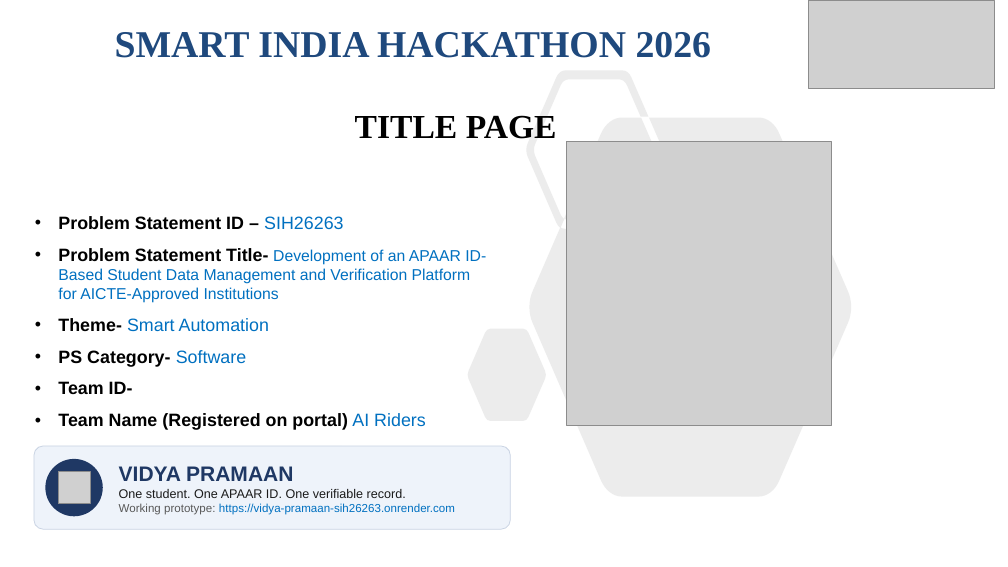
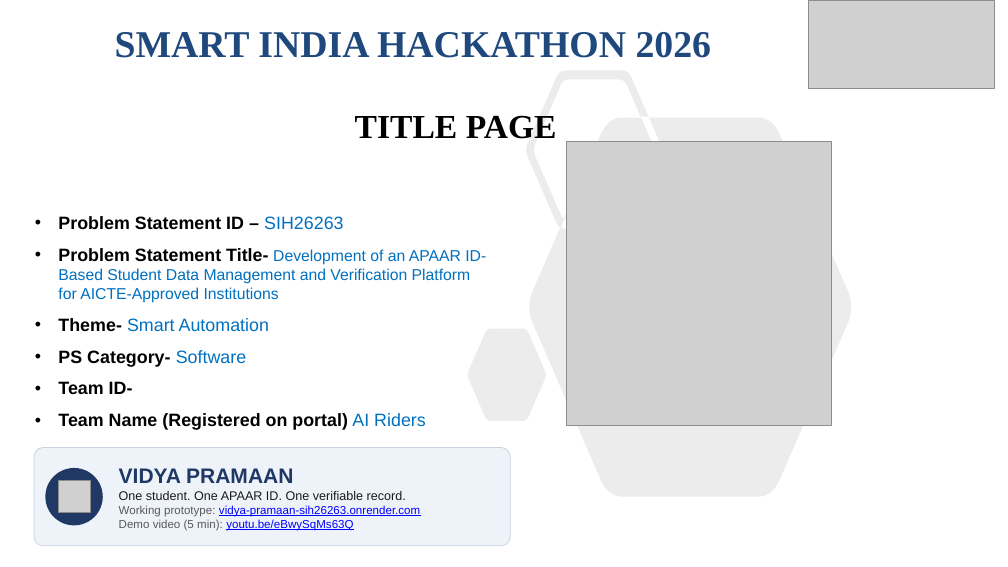
Before and after one commit to Pulkitkh/VidyaPramaan, a slide deck: slide 1 of ppt/SIH26263_AI_Riders_Idea.pptx. Drawn at 1008x567 pixels with LibreOffice and Linux fonts; fonts in the diff are those of the drawing; grey boxes stand for pictures. Boxes give left, top, right and bottom in pixels: in the first picture for what was removed or moved away, otherwise in the second. Text is boxed around its words. In the diff, an @@ line names an element or a change of style, - is before the commit and + after.

Commit message:
Link the demo video from the deck, README and sign-in page
Slide 6 gets a third QR (demo video) beside the prototype and the code;
slides 1 and 3 carry the link; every URL in the deck is clickable.

```diff
--- a/ppt/SIH26263_AI_Riders_Idea.pptx
+++ b/ppt/SIH26263_AI_Riders_Idea.pptx
@@ rounded rectangle: place and size @@
-rounded rectangle at [34, 446, 510, 529]
+rounded rectangle at [34, 448, 510, 546]
@@ rounded rectangle at [34, 448, 510, 546]: proportions changed @@
@@ ellipse: place and size @@
-ellipse at [45, 459, 103, 516]
+ellipse at [45, 468, 103, 526]
@@ picture: place and size @@
-picture at [58, 472, 91, 504]
+picture at [58, 481, 91, 513]
@@ text at [119, 505, 420, 531]: text changed; text colour #0070C0 to #0000FF @@
-Working prototype: https://vidya-pramaan-sih26263.onrender.com
+Working prototype: vidya-pramaan-sih26263.onrender.com
+Demo video (5 min): youtu.be/eBwySqMs63Q
```
Also in this commit, not shown: 2 other slides changed, 7 other files.
